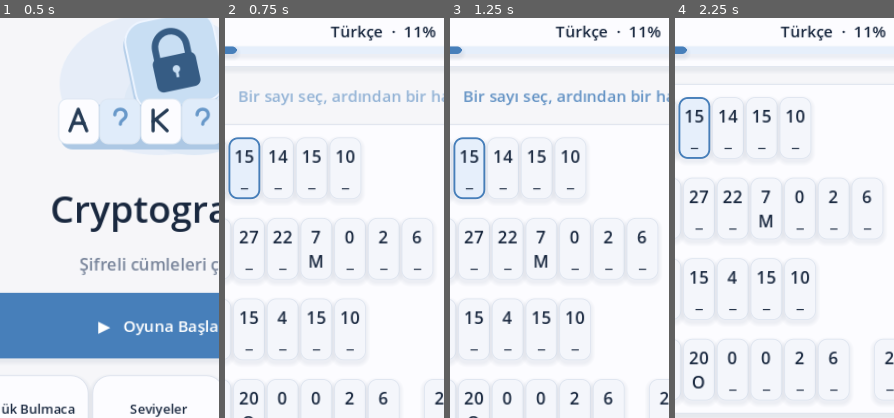
Above: before the commit, frames 1-4 (left to right).
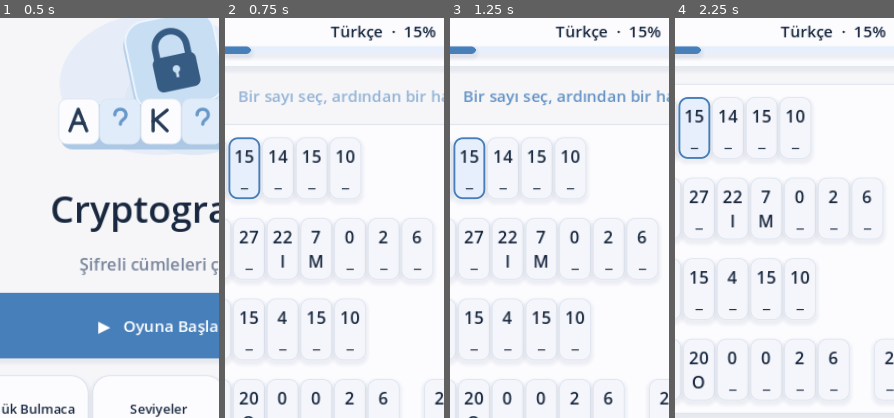
Above: after the commit, the same moments.

Repository: mehtapkirkgoz/cryptogram-mobile
Game: Godot game, scene res://scenes/main.tscn
Two runs of this game, one before a commit and one after it. Both use one fixed random seed, a clock stepped at 60 frames per second and the inputs below.
Inputs:
- Up to frame 1 (0.5 s): no input
- Up to frame 2 (0.75 s): click "▶ Oyuna Başla" at 0.5 s
- Up to frame 3 (1.25 s): no input
- Up to frame 4 (2.25 s): click "‹" at 1.25 s; click "▶ Oyuna Başla" at 2 s
The pictures show only the part of the screen within x 12-62%, y 12-62%; the shares and areas given below are measured in that part.

Frame 1 is identical in both runs. In frame 2, 0.3% of the frame differs, in the area x 3-90%, y 2-63%; in frame 3, 0.3%; in frame 4, 0.3%, in the area x 3-90%, y 2-53%.

Commit message:
Start every puzzle with four revealed letters

Diff:
--- a/scripts/main.gd
+++ b/scripts/main.gd
@@ -208,8 +208,7 @@
 	return unique_letters.size() * 2 + letter_count / 4
 
 func starter_hints(index: int) -> int:
-	var score := puzzle_score(index)
-	return 3
+	return 4
 
 func difficulty(index: int) -> String:
 	var labels := {
